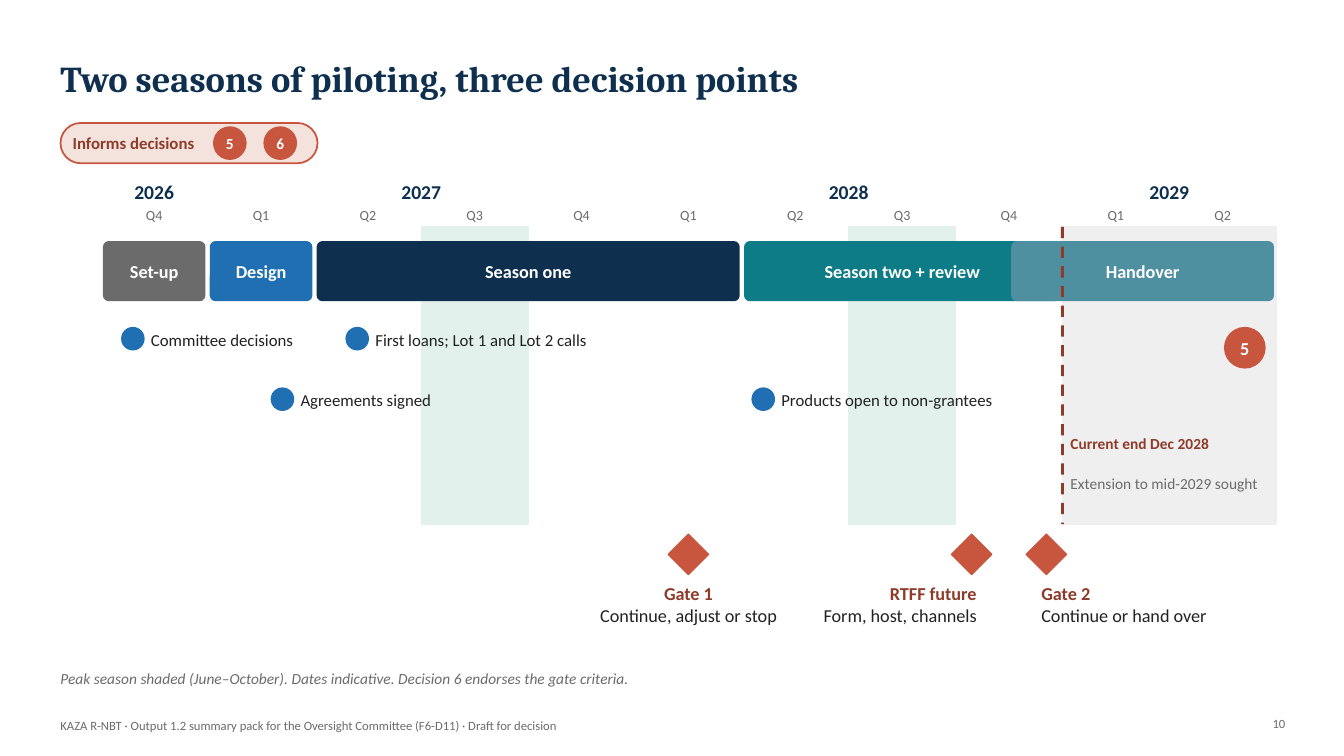
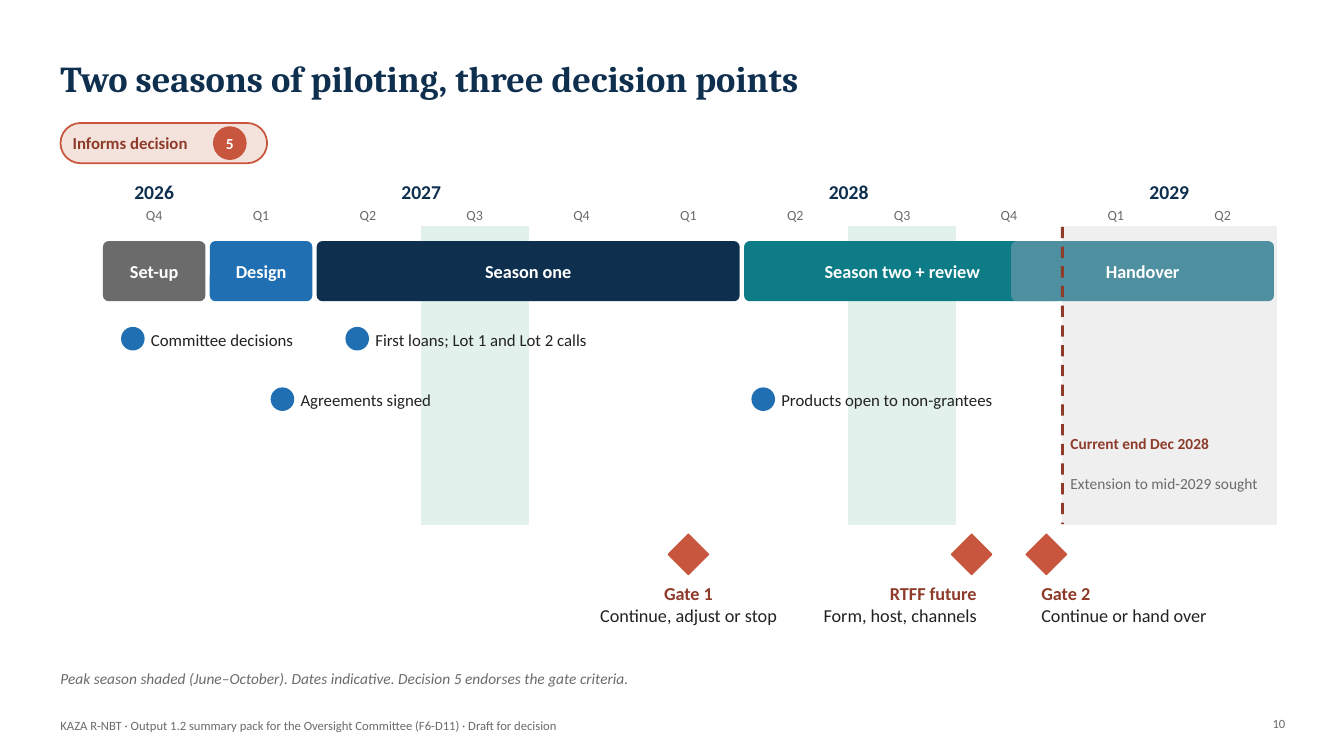
Before and after one commit to modestanz/GIZ-Works, a slide deck: slide 10 of deliverables/F6-D11_Output_1.2_Summary_Pack_Oversight_Committee.pptx. Drawn at 1344x756 pixels with LibreOffice and Linux fonts; fonts in the diff are those of the drawing; background and template pictures are left out. Boxes give left, top, right and bottom in pixels: in the first picture for what was removed or moved away, otherwise in the second. Text is boxed around its words. In the diff, an @@ line names an element or a change of style, - is before the commit and + after.

```diff
--- a/deliverables/F6-D11_Output_1.2_Summary_Pack_Oversight_Committee.pptx
+++ b/deliverables/F6-D11_Output_1.2_Summary_Pack_Oversight_Committee.pptx
@@ rounded rectangle: place and size @@
-rounded rectangle at (60,123,318,163)
+rounded rectangle at (60,123,267,163)
@@ text at (73,137,187,149): text changed @@
-Informs decisions
+Informs decision
@@ ellipse removed at (264,127,296,159) @@
@@ text removed at (276,138,284,149) @@
-6
@@ ellipse removed at (1225,328,1265,368) @@
@@ text removed at (1240,343,1249,355) @@
-5
@@ text at (60,673,628,687): text changed @@
-Peak season shaded (June–October). Dates indicative. Decision 6 endorses the gate criteria.
+Peak season shaded (June–October). Dates indicative. Decision 5 endorses the gate criteria.
```
Also in this commit, not shown: 7 other slides changed, 14 other files.
